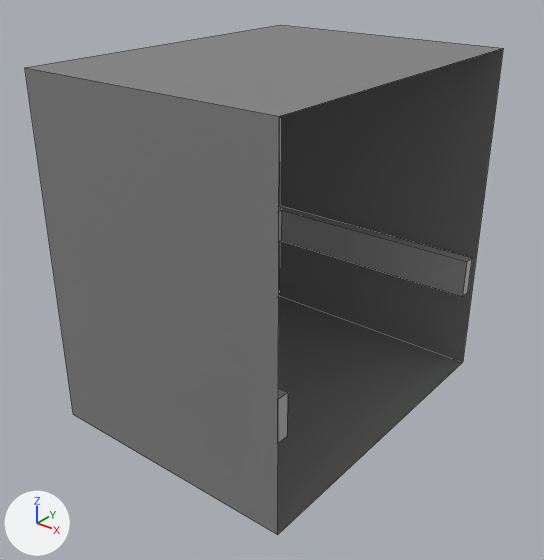
The FBX model 7UglySins3D/Assets/Final_model/elavator_final.fbx: old version first, new version second.
One viewpoint serves both versions: a 50 mm camera at (34.86, -3.25, 2.77) aimed at (32.39, -0.16, 0.86). Lighting does not change. The marker at lower left points along +X, +Y and +Z. The first picture is the older version. Mesh edges are drawn as thin lines. Where no turn or scale is listed for an object, it has been applied to the vertices.

The older version as bpy lines, for what is in view:
```python
me_mesh = bpy.data.meshes.new('Mesh')
me_mesh.from_pydata(...)  # 24 vertices, 19 faces; spans x -0.8..0.8, y -1.03..1.03, z -1.04..1.04
# faces by material slot: [14, 5]
me_mesh.materials.append(mat_lambert8)  # grey #acacac
me_mesh.materials.append(mat_lambert1)  # grey #818181
ob_polysurface52 = bpy.data.objects.new('polySurface52', me_mesh)
ob_polysurface52.location = (32.319, 0.0, 1.043)
```
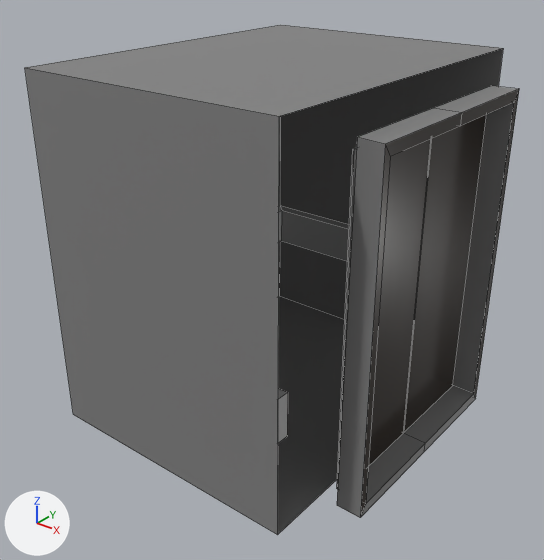
Location of each change, [x1, y1, x2, y2] in pixels of the pictures (544 x 560 px):
'polySurface48', added: after [337, 86, 519, 518]
    faces in mat_lambert1 (grey #818181): [337, 86, 518, 518]
    faces in mat_standardsurface3 (black #1c0f00): [361, 89, 519, 515]
'polySurface49', added (black): after [403, 115, 487, 433]
'polySurface50', added: after [337, 140, 430, 486]

The change, as a list of edits to the scene's bpy script:
```text
Add mat_standardsurface3:
    mat_standardsurface3 = principled_material('standardSurface3')
    mat_standardsurface3.base_color = (0.0119, 0.0046, 0.0)  # black #1c0f00
    mat_standardsurface3.roughness = 0.2
Add me_mesh_002:
    me_mesh_002.from_pydata(...)  # 24 vertices, 18 faces; spans x -0.09..0.09, y -0.67..0.67, z -0.97..0.97
    # faces by material slot: [14, 4]
    me_mesh_002.materials.append(mat_lambert1)  # grey #818181
    me_mesh_002.materials.append(mat_standardsurface3)  # black #1c0f00
Add me_mesh_001:
    me_mesh_001.from_pydata([(0.02, -0.31, 0.91), (0.02, -0.31, -0.91), (0.02, 0.31, 0.91), (0.02, 0.31, -0.91), (-0.02, -0.31, -0.91), (-0.02, -0.31, 0.91), (-0.02, 0.31, 0.91), (-0.02, 0.31, -0.91)], [], [(3, 2, 0, 1), (1, 0, 5, 4), (0, 2, 6, 5), (2, 3, 7, 6)])
    me_mesh_001.materials.append(mat_standardsurface3)  # black #1c0f00
Add me_mesh_1:
    me_mesh_1.from_pydata([(0.02, 0.31, -0.91), (0.02, 0.31, 0.91), (0.02, -0.31, 0.91), (0.02, -0.31, -0.91), (-0.02, 0.31, -0.91), (-0.02, 0.31, 0.91), (-0.02, -0.31, 0.91), (-0.02, -0.31, -0.91)], [], [(0, 1, 2, 3), (1, 0, 4, 5), (2, 1, 5, 6), (3, 2, 6, 7)])
    me_mesh_1.materials.append(mat_standardsurface3)  # black #1c0f00
Add ob_polysurface48:
    ob_polysurface48 = bpy.data.objects.new('polySurface48', me_mesh_002)
    ob_polysurface48.location = (33.291, 0.0, 0.974)
Add ob_polysurface50:
    ob_polysurface50 = bpy.data.objects.new('polySurface50', me_mesh_001)
    ob_polysurface50.location = (33.219, -0.318, 0.974)
Add ob_polysurface49:
    ob_polysurface49 = bpy.data.objects.new('polySurface49', me_mesh_1)
    ob_polysurface49.location = (33.219, 0.318, 0.974)
```
